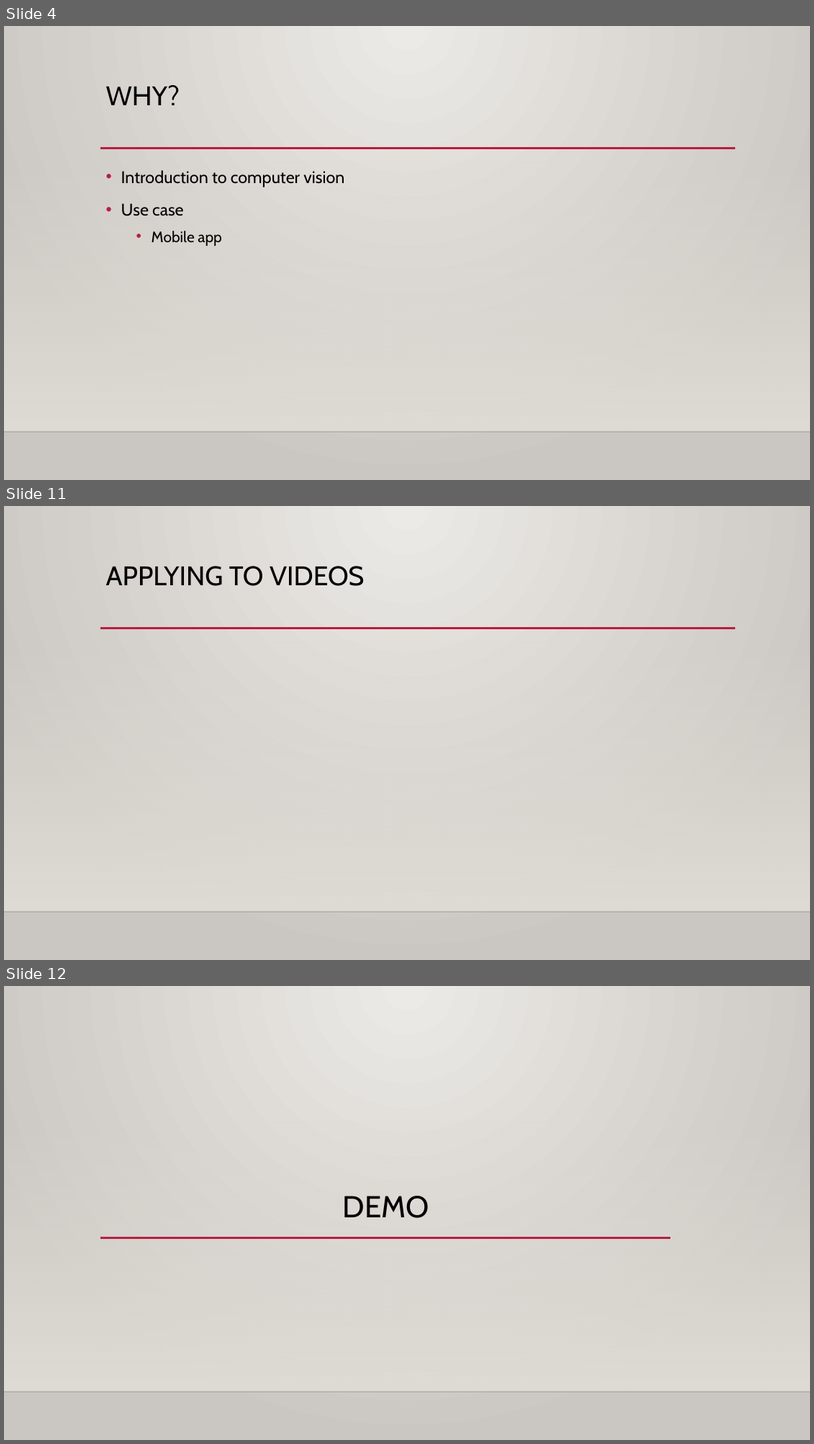
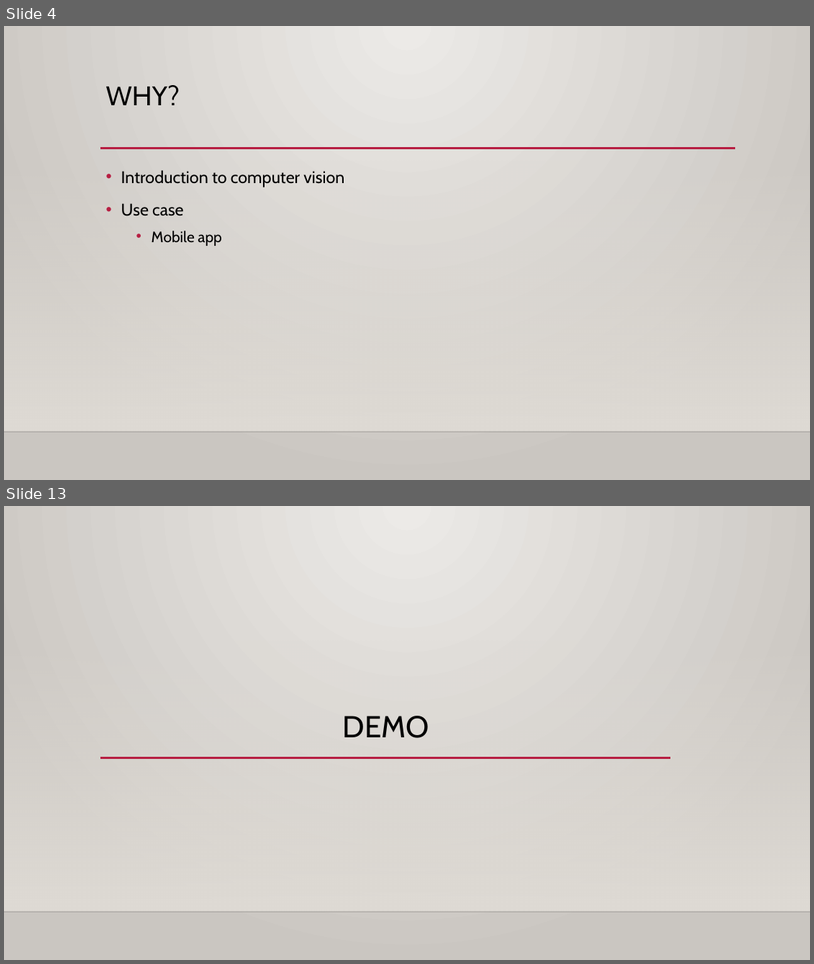
Before and after one commit to timothythiecke/ComputerVisieProject, a slide deck: Presentation/presentation.pptx. Shown one above the other, each under a label of ours: slides 4, 11 and 12 before the commit, slides 4 and 13 after it; the slides between them are not shown. The pictures are 814x1444 and 814x964 pixels, drawn with LibreOffice and Linux fonts; fonts in the diff are those of the drawing; background and template pictures are left out. Boxes give left, top, right and bottom in pixels: in the first picture for what was removed or moved away, otherwise in the second. Text is boxed around its words. In the diff, an @@ line names an element or a change of style, - is before the commit and + after.

```diff
--- a/Presentation/presentation.pptx
+++ b/Presentation/presentation.pptx
@@ slide 11 removed at [4, 506, 810, 960], background gradient #ECEAE7 to #CAC7C1; not listed: 3 template elements that a slide beside it also shows @@
@@ title removed at [106, 566, 364, 586] @@
-APPLYING TO VIDEOS
@@ what was slide 12 is now slide 13 @@
```
Also in this commit, not shown: 4 slides changed, 11 slides added, 5 other slides removed.
